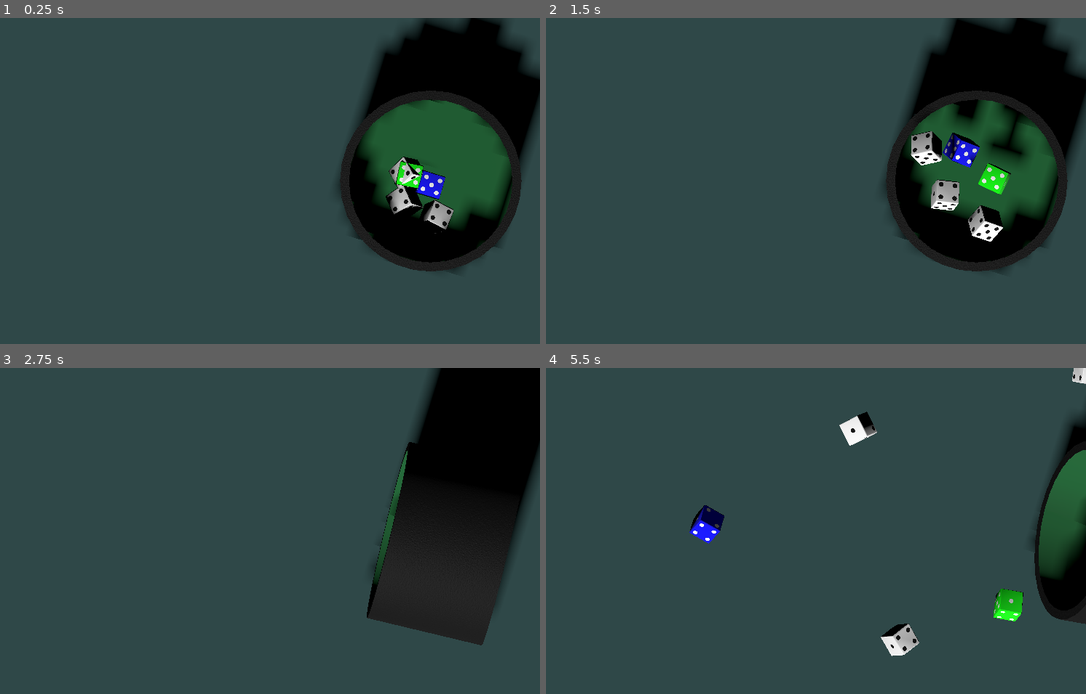
Above: before the commit, frames 1-4 (two rows, left to right).
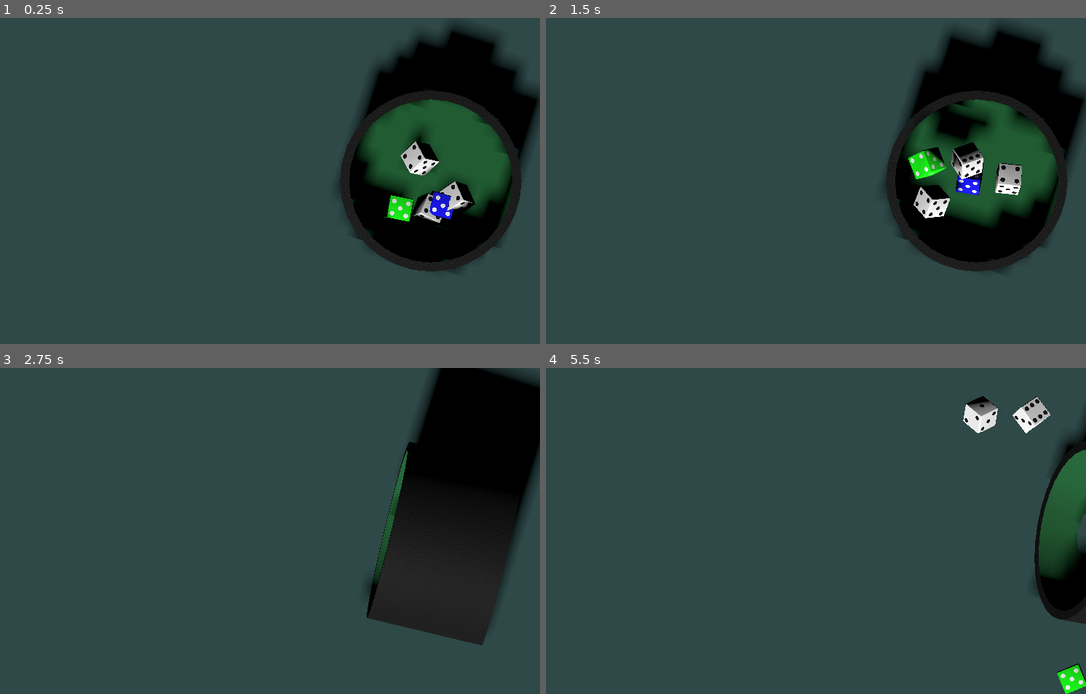
Above: after the commit, the same moments.

Repository: SangHyung-Jung/ColorDiceRollGame
Game: Godot game, scene res://placeholder.tscn
Two runs of this game, one before a commit and one after it. Both use one fixed random seed, a clock stepped at 60 frames per second and the inputs below.
Inputs (mouse positions are in pixels of both pictures, inside the frame that each line leads up to):
- Up to frame 1 (0.25 s): no input
- Up to frame 2 (1.5 s): tap Enter at 0.5 s; move the mouse to (924, 164) at 0.52 s; tap C at 0.6, 1.35 s; click (924, 164) at 0.67 s; tap Space at 1.25 s; move the mouse to (681, 197) at 1.27 s; click (681, 197) at 1.42 s
- Up to frame 3 (2.75 s): move the mouse to (307, 459) at 2.02 s; tap C at 2.1 s; click (307, 459) at 2.17 s
- Up to frame 4 (5.5 s): move the mouse to (767, 596) at 2.77 s; tap C every 0.75 s from 2.85 to 5.1 s; click (767, 596) at 2.92 s; move the mouse to (967, 579) at 3.52 s; click (967, 579) at 3.67 s; move the mouse to (621, 482) at 4.27 s; click (621, 482) at 4.42 s; move the mouse to (826, 531) at 5.02 s; click (826, 531) at 5.17 s

The runs differ from the first frame. In frame 1, 5.2% of the frame differs, in the area x 65-100%, y 0-75%; in frame 2, 7.5%; in frame 3, 0.3%; in frame 4, 3.5%.

Commit message:
all dice respawn correctly

Diff:
--- a/scripts/components/dice_spawner.gd
+++ b/scripts/components/dice_spawner.gd
@@ -22,26 +22,49 @@
 func initialize(cup: Node3D) -> void:
 	cup_ref = cup
 
-## 주사위들을 컵 내부에 생성합니다
-## @param dice_definitions: 생성할 주사위들의 정의 배열
-func spawn_dice_in_cup(dice_definitions: Array[DiceDef]) -> void:
-	print("=== spawn_dice_in_cup 시작 ===")
-	print("새로 생성할 주사위 개수: ", dice_definitions.size())
-	print("기존 주사위 개수: ", dice_nodes.size())
-
-	# 컵 위치 정보 출력 (비교용)
-	if cup_ref:
-		print("컵 위치 (생성 시): ", cup_ref.global_position)
-
-	# ★ 수정: 기존 dice_set에 추가 (덮어쓰기 방지)
-	dice_set.append_array(dice_definitions)
-
-	# 각 주사위 정의에 따라 3D 주사위 노드 생성
-	for i in range(dice_definitions.size()):
-		var d_def = dice_definitions[i]
-		print("주사위 ", i, " 생성 시작: ", d_def.name)
-
-		# 애드온에서 주사위 씬 인스턴스 생성
+# dice_spawner.gd에 새 함수 추가
+## 재활용 주사위와 새 주사위를 동시에 처리합니다
+## @param new_dice_defs: 새로 생성할 주사위 정의들
+func reset_and_spawn_all_dice(new_dice_defs: Array[DiceDef]) -> void:
+	print("=== 통합 주사위 리셋 시작 ===")
+	print("재활용 주사위: ", dice_nodes.size())
+	print("새 생성 주사위: ", new_dice_defs.size())
+
+	# 1단계: 기존 주사위들을 컵 위로 이동 (물리 초기화만, 대기 없음)
+	for i in range(dice_nodes.size()):
+		var d = dice_nodes[i]
+		print("재활용 주사위 ", i, " (", d.name, ") 리셋")
+
+		# 물리 상태 초기화
+		if "freeze" in d:
+			d.freeze = false
+		d.sleeping = false
+		d.linear_velocity = Vector3.ZERO
+		d.angular_velocity = Vector3.ZERO
+
+		# 컵 위 높은 곳에 배치
+		var spawn_pos = cup_ref.global_position + Vector3(
+			randf_range(-GameConstants.CUP_SPAWN_RADIUS, GameConstants.CUP_SPAWN_RADIUS),
+			GameConstants.CUP_SPAWN_HEIGHT,
+			randf_range(-GameConstants.CUP_SPAWN_RADIUS, GameConstants.CUP_SPAWN_RADIUS)
+		)
+		d.global_position = spawn_pos
+
+		# 초기 속도와 회전력 적용
+		d.linear_velocity.y = GameConstants.DICE_SPAWN_VELOCITY
+		d.apply_torque_impulse(Vector3(
+			randf_range(GameConstants.DICE_TORQUE_RANGE.x * 0.3, GameConstants.DICE_TORQUE_RANGE.y * 0.3),
+			randf_range(GameConstants.DICE_TORQUE_RANGE.x * 0.3, GameConstants.DICE_TORQUE_RANGE.y * 0.3),
+			randf_range(GameConstants.DICE_TORQUE_RANGE.x * 0.3, GameConstants.DICE_TORQUE_RANGE.y * 0.3)
+		))
+
+	# 2단계: 새 주사위들 생성 (대기 없이 바로 생성)
+	dice_set.append_array(new_dice_defs)
+	for i in range(new_dice_defs.size()):
+		var d_def = new_dice_defs[i]
+		print("새 주사위 ", i, " 생성: ", d_def.name)
+
+		# 새 주사위 인스턴스 생성
 		var dice_scene = d_def.shape.scene()
 		var dice: Dice = dice_scene.instantiate()
 
@@ -50,28 +73,25 @@
 		dice.dice_color = d_def.color
 		dice.pips_texture_original = d_def.pips_texture
 
-		# 컵 내부 랜덤 위치에 생성
+		# 컵 위 랜덤 위치에 생성 (재활용 주사위와 동일한 방식)
 		var spawn_pos = cup_ref.global_position + Vector3(
 			randf_range(-GameConstants.CUP_SPAWN_RADIUS, GameConstants.CUP_SPAWN_RADIUS),
 			GameConstants.CUP_SPAWN_HEIGHT,
 			randf_range(-GameConstants.CUP_SPAWN_RADIUS, GameConstants.CUP_SPAWN_RADIUS)
 		)
 		dice.global_position = spawn_pos
-		print("주사위 생성 위치: ", spawn_pos)
-
-		# ★ 해결책: 명확한 부모 노드 지정
+
+		# 부모 노드에 추가
 		var main_node = get_tree().current_scene
 		if main_node == null:
-			main_node = get_parent()  # 폴백
-
-		print("부모 노드: ", main_node.name)
+			main_node = get_parent()
 		main_node.add_child(dice)
 
-		dice.add_to_group('dice')  # 주사위 그룹에 추가 (선택용)
-		dice.freeze = false  # 물리 활성화
-		dice.linear_velocity.y = GameConstants.DICE_SPAWN_VELOCITY  # 초기 하향 속도
-
-		# 컵 내부에서도 약간의 회전력 적용 (자연스러운 움직임)
+		dice.add_to_group('dice')
+		dice.freeze = false
+		dice.linear_velocity.y = GameConstants.DICE_SPAWN_VELOCITY
+
+		# 회전력 적용
 		dice.apply_torque_impulse(Vector3(
 			randf_range(GameConstants.DICE_TORQUE_RANGE.x * 0.3, GameConstants.DICE_TORQUE_RANGE.y * 0.3),
 			randf_range(GameConstants.DICE_TORQUE_RANGE.x * 0.3, GameConstants.DICE_TORQUE_RANGE.y * 0.3),
@@ -79,14 +99,16 @@
 		))
 
 		dice_nodes.append(dice)
-
-		print("주사위 ", i, " 생성 완료. dice_nodes 크기: ", dice_nodes.size())
 
 		# 굴리기 완료 시그널 연결
 		dice.roll_finished.connect(_on_dice_roll_finished.bind(dice.name))
 
-	print("=== spawn_dice_in_cup 완료 ===")
-	print("총 주사위 개수: ", dice_nodes.size())
+	print("=== 모든 주사위 배치 완료 - 정착 대기 시작 ===")
+
+	# 3단계: 모든 주사위가 정착할 때까지 한 번만 대기
+	await wait_for_dice_settlement()
+
+	print("=== 통합 주사위 리셋 완료 ===")
 
 ## 개별 주사위의 굴리기 완료 시그널 전달
 ## @param value: 주사위 결과값
@@ -174,51 +196,6 @@
 
 ## 향상된 리셋 함수 - 정착 시간 포함
 ## 주사위를 컵 위에서 떨어뜨리고 정착까지 대기합니다
-func reset_dice_in_cup_with_settlement() -> void:
-	print("=== 주사위 리셋 시작 (정착 대기 포함) ===")
-	print("현재 주사위 개수: ", dice_nodes.size())
-
-	# 컵 위치 상세 디버깅
-	print("컵 참조 존재: ", cup_ref != null)
-	if cup_ref:
-		print("컵 global_position: ", cup_ref.global_position)
-
-	# 남아있는 주사위들을 컵 위에서 떨어뜨리기
-	for i in range(dice_nodes.size()):
-		var d = dice_nodes[i]
-		print("주사위 ", i, " (", d.name, ") 리셋 시작")
-		print("  기존 위치: ", d.global_position)
-
-		# 물리 상태 초기화
-		if "freeze" in d:
-			d.freeze = false
-		d.sleeping = false
-		d.linear_velocity = Vector3.ZERO
-		d.angular_velocity = Vector3.ZERO
-
-		# 컵 위 높은 곳에 배치 (spawn_dice_in_cup과 동일한 로직)
-		var spawn_pos = cup_ref.global_position + Vector3(
-			randf_range(-GameConstants.CUP_SPAWN_RADIUS, GameConstants.CUP_SPAWN_RADIUS),
-			GameConstants.CUP_SPAWN_HEIGHT,  # 새로 생성되는 주사위와 동일한 높이
-			randf_range(-GameConstants.CUP_SPAWN_RADIUS, GameConstants.CUP_SPAWN_RADIUS)
-		)
-		d.global_position = spawn_pos
-		print("  새 위치 (컵 위): ", d.global_position)
-
-		# 새로 생성되는 주사위와 동일한 초기 속도 적용
-		d.linear_velocity.y = GameConstants.DICE_SPAWN_VELOCITY  # 초기 하향 속도
-
-		# 새로 생성되는 주사위와 동일한 회전력 적용
-		d.apply_torque_impulse(Vector3(
-			randf_range(GameConstants.DICE_TORQUE_RANGE.x * 0.3, GameConstants.DICE_TORQUE_RANGE.y * 0.3),
-			randf_range(GameConstants.DICE_TORQUE_RANGE.x * 0.3, GameConstants.DICE_TORQUE_RANGE.y * 0.3),
-			randf_range(GameConstants.DICE_TORQUE_RANGE.x * 0.3, GameConstants.DICE_TORQUE_RANGE.y * 0.3)
-		))
-
-	print("=== 주사위 리셋 완료 - 정착 대기 시작 ===")
-
-	# 주사위들이 컵 바닥에 정착할 때까지 대기
-	await wait_for_dice_settlement()
 
 
 ## 주사위들을 제거합니다 (Keep이나 조합 사용 시)
--- a/scripts/main.gd
+++ b/scripts/main.gd
@@ -70,7 +70,7 @@
 		return
 
 	var dice_defs = dice_spawner.create_dice_definitions(game_manager.bag, GameConstants.HAND_SIZE)
-	dice_spawner.spawn_dice_in_cup(dice_defs)
+	dice_spawner.reset_and_spawn_all_dice(dice_defs)
 
 	var keys = []
 	for def in dice_defs:
@@ -146,36 +146,33 @@
 func _reset_roll() -> void:
 	print("=== _reset_roll 시작 ===")
 
+	# 먼저 컵을 원래 위치로 리셋
 	cup.reset()
 	print("컵 위치 리셋 완료")
 
-	# 남은 주사위들을 컵으로 재배치
-	await dice_spawner.reset_dice_in_cup_with_settlement()
-	game_manager.dice_in_cup_count = dice_spawner.get_dice_count()
-
-	print("리셋 후 주사위 개수: ", dice_spawner.get_dice_count())
+	print("현재 주사위 개수: ", dice_spawner.get_dice_count())
 	print("필요한 총 개수: ", GameConstants.HAND_SIZE)
 
-	# 부족한 개수만큼 새 주사위 생성
+	# 부족한 개수 계산
 	var need = GameConstants.HAND_SIZE - dice_spawner.get_dice_count()
 	print("새로 생성할 주사위 개수: ", need)
 
+	# ★ 새로운 방식: 먼저 새 주사위 정의 생성 (물리적 생성은 나중에)
+	var new_dice_defs: Array[DiceSpawner.DiceDef] = []
 	if need > 0:
 		if not game_manager.can_draw_dice(need):
 			print("⚠️ Bag empty on reset_roll (need=", need, ")")
 			game_manager.end_challenge_due_to_empty_bag()
 			return
+		new_dice_defs = dice_spawner.create_new_dice_definitions(game_manager.bag, need)
+		print("새 주사위 정의 생성됨: ", new_dice_defs.size())
 
-		var new_dice_defs = dice_spawner.create_new_dice_definitions(game_manager.bag, need)
-		print("새 주사위 정의 생성됨: ", new_dice_defs.size())
-		dice_spawner.spawn_dice_in_cup(new_dice_defs)
-		print("새 주사위 스폰 완료")
-		# ★ 수정: 새로 생성된 주사위들도 정착 대기
-		await dice_spawner.wait_for_dice_settlement()
-		print("새 주사위 정착 완료")
+	# ★ 핵심: 재활용과 새 생성을 동시에 처리
+	await dice_spawner.reset_and_spawn_all_dice(new_dice_defs)
 
+	game_manager.dice_in_cup_count = dice_spawner.get_dice_count()
 	print("최종 주사위 개수: ", dice_spawner.get_dice_count())
-	print("=== _reset_roll 완료 ===")
+	print("=== _reset_roll 완료 - 모든 주사위 정착됨 ===")
 
 # 마우스 릴리즈 처리
 func _input(event: InputEvent) -> void:
--- a/scripts/utils/constants.gd
+++ b/scripts/utils/constants.gd
@@ -37,7 +37,7 @@
 const FLOOR_COLOR := Color.DARK_SLATE_GRAY  # 바닥 색상
 
 # === 주사위 컵 설정 ===
-const CUP_POSITION := Vector3(10, 7, 0)  # 컵 배치 위치
+const CUP_POSITION := Vector3(10, 6, 0)  # 컵 배치 위치
 const CUP_SPAWN_HEIGHT := 3.0  # 주사위 생성 높이
 const CUP_SPAWN_RADIUS := 2.0  # 컵 내부 주사위 생성 반경
 
